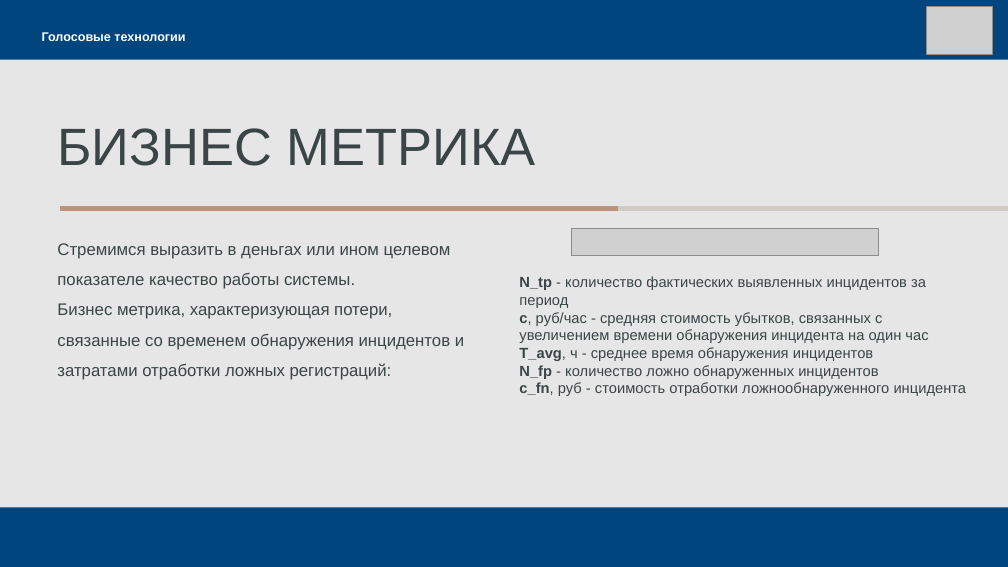
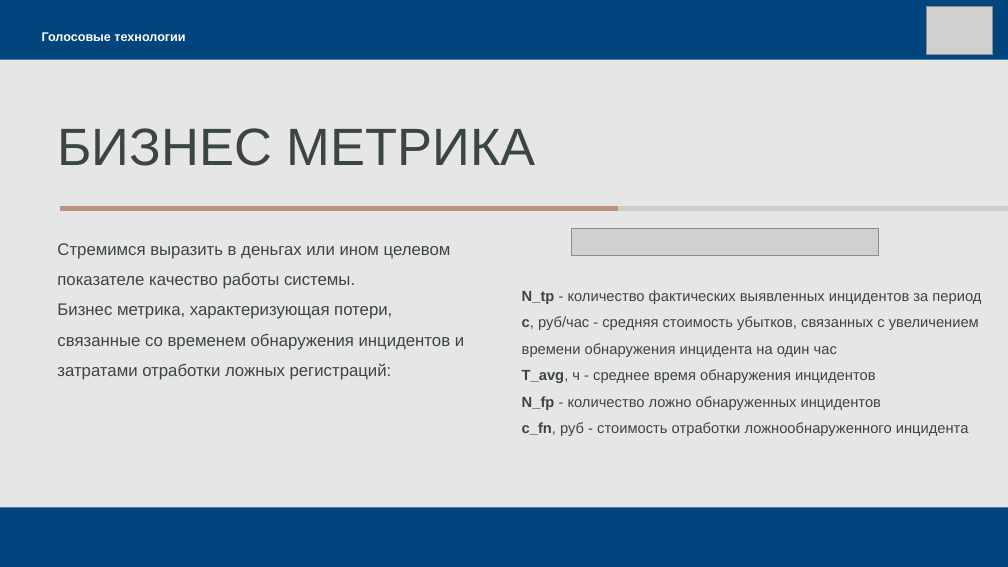
Before and after one commit to dmitrii-naumenko/Pet_SST_NLP, a slide deck: slide 4 of Презентация.pptx. Drawn at 1008x567 pixels with LibreOffice and Linux fonts; fonts in the diff are those of the drawing; grey boxes stand for pictures. Boxes give left, top, right and bottom in pixels: in the first picture for what was removed or moved away, otherwise in the second. Text is boxed around its words. In the diff, an @@ line names an element or a change of style, - is before the commit and + after.

```diff
--- a/Презентация.pptx
+++ b/Презентация.pptx
@@ text "N_tp - количество фактических выявленных ..." at [522,290,981,436]: line spacing 1 to 1.5 @@
```
Also in this commit, not shown: 4 other slides changed, 2 slides added, 1 slide removed.
